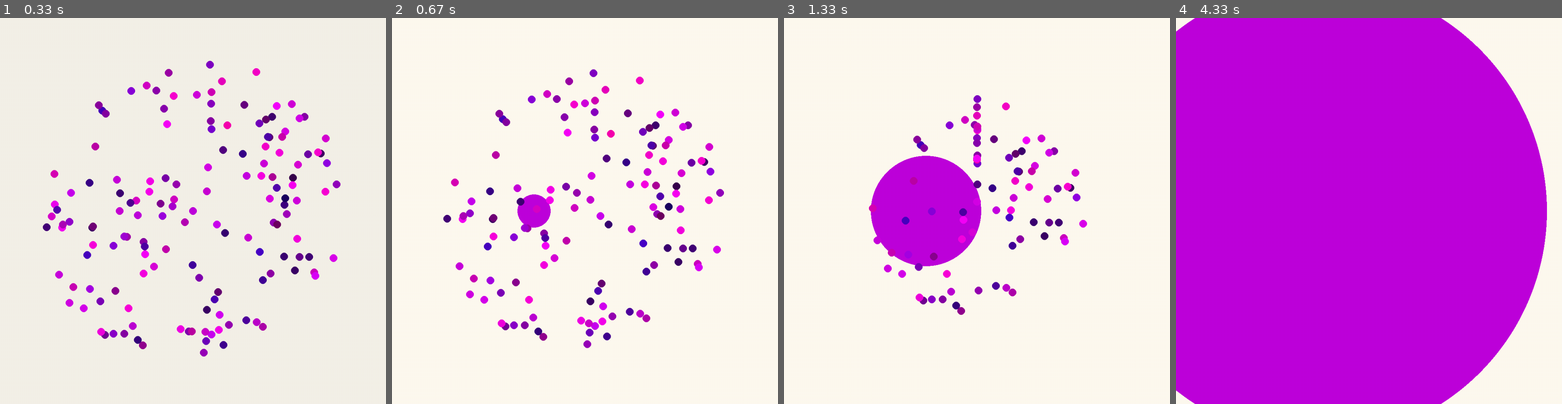
Above: before the commit, frames 1-4 (left to right).
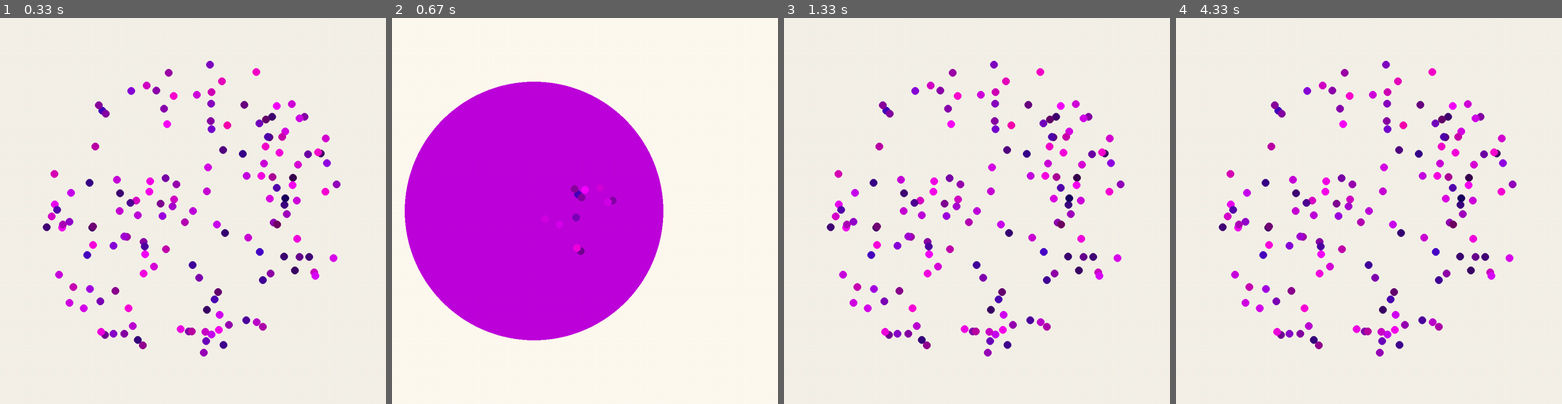
Above: after the commit, the same moments.

Repository: sd18spring/InteractiveProgramming
Game: pygame game, started from final.py
The game is run twice, just before and just after one commit, with the same random seed, the same clock (stepped at 60 frames per second) and the same inputs.
Inputs (mouse positions are in pixels of both pictures, inside the frame that each line leads up to):
- Up to frame 1 (0.33 s): no input
- Up to frame 2 (0.67 s): click (585, 211) at 0.38 s
- Up to frame 3 (1.33 s): click (857, 153) at 0.72 s
- Up to frame 4 (4.33 s): click (1469, 272) at 1.88 s; click (1222, 126) at 2.22 s; click (1260, 253) at 3.38 s; click (1311, 322) at 3.72 s

Frame 1 is identical in both runs. In frame 2, 36% of the frame differs, in the area x 3-86%, y 13-86%; in frame 3, 12%; in frame 4, 87%, in the area x 0-97%, y 0-100%.

Commit message:
Fixed positioning of movie title

Diff:
--- a/final.py
+++ b/final.py
@@ -22,7 +22,7 @@
         self.size = size
         self.home = True
 
-        self.myfont = pygame.font.Font(None, 50)
+        self.myfont = pygame.font.Font(None, 40)
 
     def draw(self):
         """ Draw the current game state to the screen """
@@ -33,8 +33,8 @@
                              (dot.x, dot.y),
                              dot.radius)
         if not self.home:
-            self.label = self.myfont.render(str(self.text), True, (0, 0, 0))
-            self.screen.blit(self.label, (self.size[0]//2,self.size[1]//2))
+            self.label = self.myfont.render("Movie: %s" % str(self.text), True, (0, 0, 0))
+            self.screen.blit(self.label, (self.size[0]//4, self.size[1]//4))
         pygame.display.update()
 
     def zoom(self, target):
@@ -53,7 +53,7 @@
         while target.radius < 600:
             self.screen.fill(pygame.Color(255,250,240))
             for dot in dots:
-                if dot.x <= self.size[0]//2 and dot.y < self.size[1]//2:
+                if dot.x < self.size[0]//2 and dot.y < self.size[1]//2:
                     dot.x += vx
                     dot.y += vy
                 elif dot.x > self.size[0]//2 and dot.y < self.size[1]//2:
@@ -77,7 +77,7 @@
                                             int(dot.radius))
 
             pygame.display.update()
-            time.sleep(0.01)
+            time.sleep(0.001)
 
 
         self.screen.fill(pygame.Color(255,250,240))
